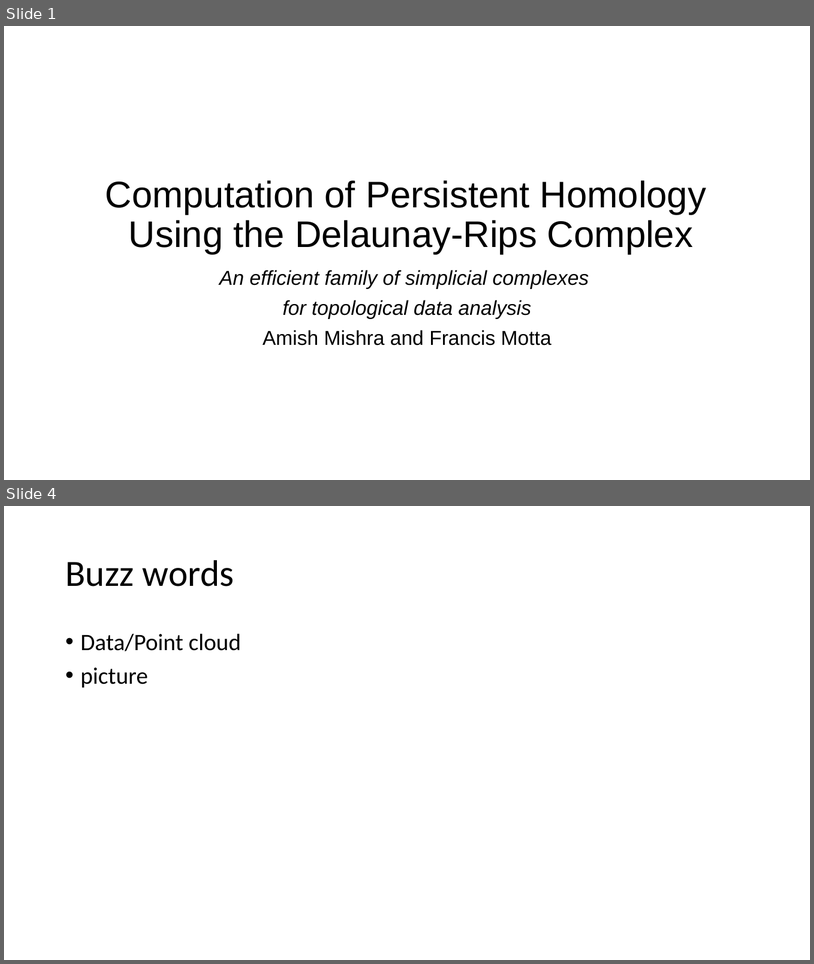
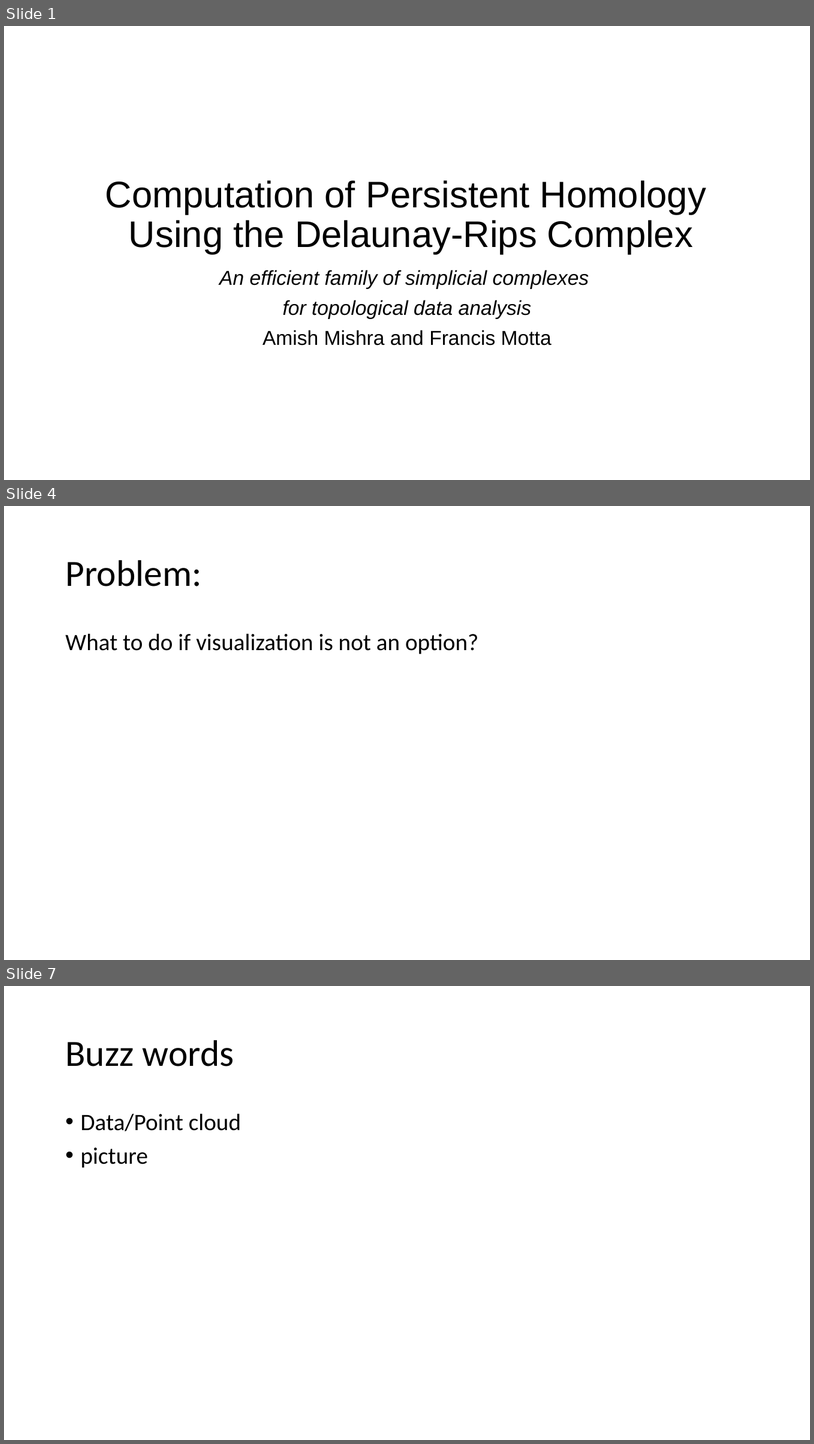
Before and after one commit to amish-mishra/TDA-shape-classification-using-DR, a slide deck: Delaunay-Rips_Paper/Computation_of_Persistent_Homology_Presentation.pptx. Shown one above the other, each under a label of ours: slides 1 and 4 before the commit, slides 1, 4 and 7 after it; the slides between them are not shown. The pictures are 814x964 and 814x1444 pixels, drawn with LibreOffice and Linux fonts; fonts in the diff are those of the drawing. Boxes give left, top, right and bottom in pixels: in the first picture for what was removed or moved away, otherwise in the second. Text is boxed around its words. In the diff, an @@ line names an element or a change of style, - is before the commit and + after.

```diff
--- a/Delaunay-Rips_Paper/Computation_of_Persistent_Homology_Presentation.pptx
+++ b/Delaunay-Rips_Paper/Computation_of_Persistent_Homology_Presentation.pptx
@@ slide 4 added at <box>4,506,810,960</box>, background #FFFFFF @@
@@ title added at <box>65,560,201,586</box>, 44 pt, text #000000 @@
+Problem:
@@ text added at <box>65,633,479,654</box>, 28 pt, text #000000 @@
+What to do if visualization is not an option?
@@ what was slide 4 is now slide 7 @@
```
Also in this commit, not shown: 2 slides changed, 27 other slides added, 1 other file.
